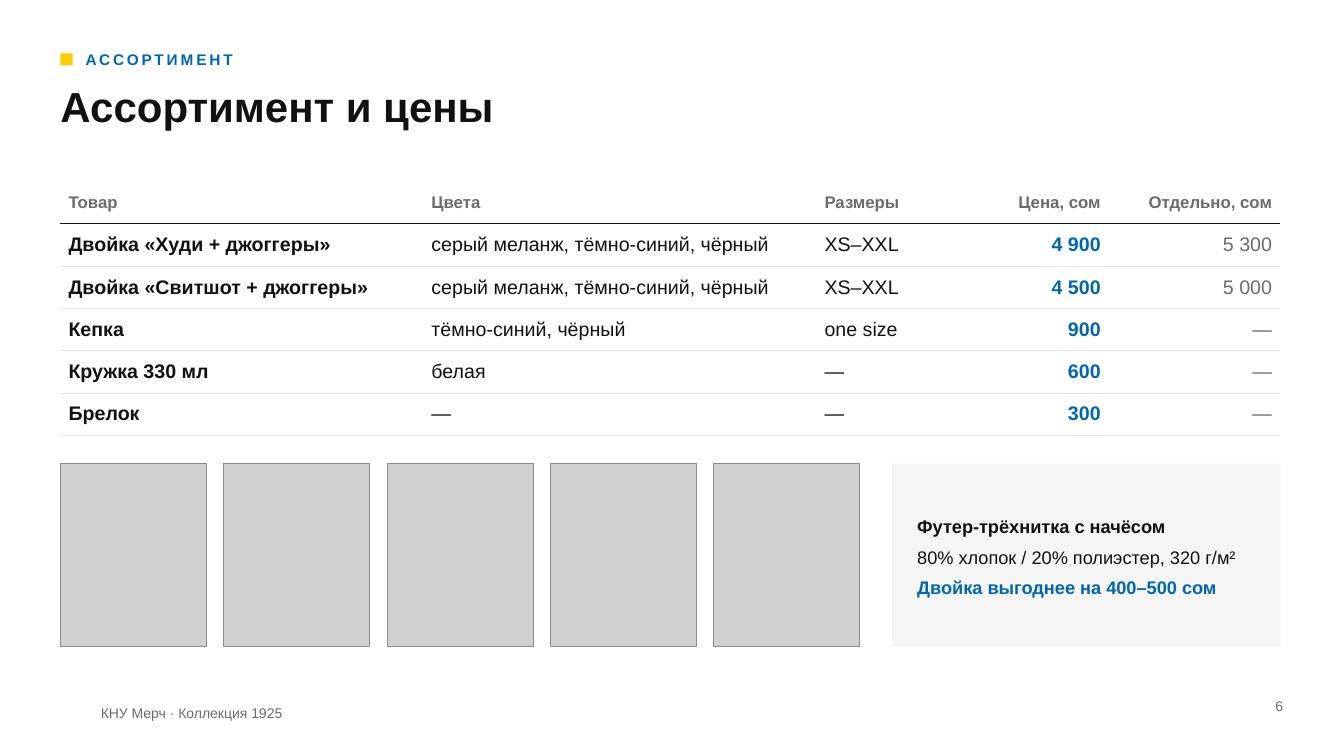
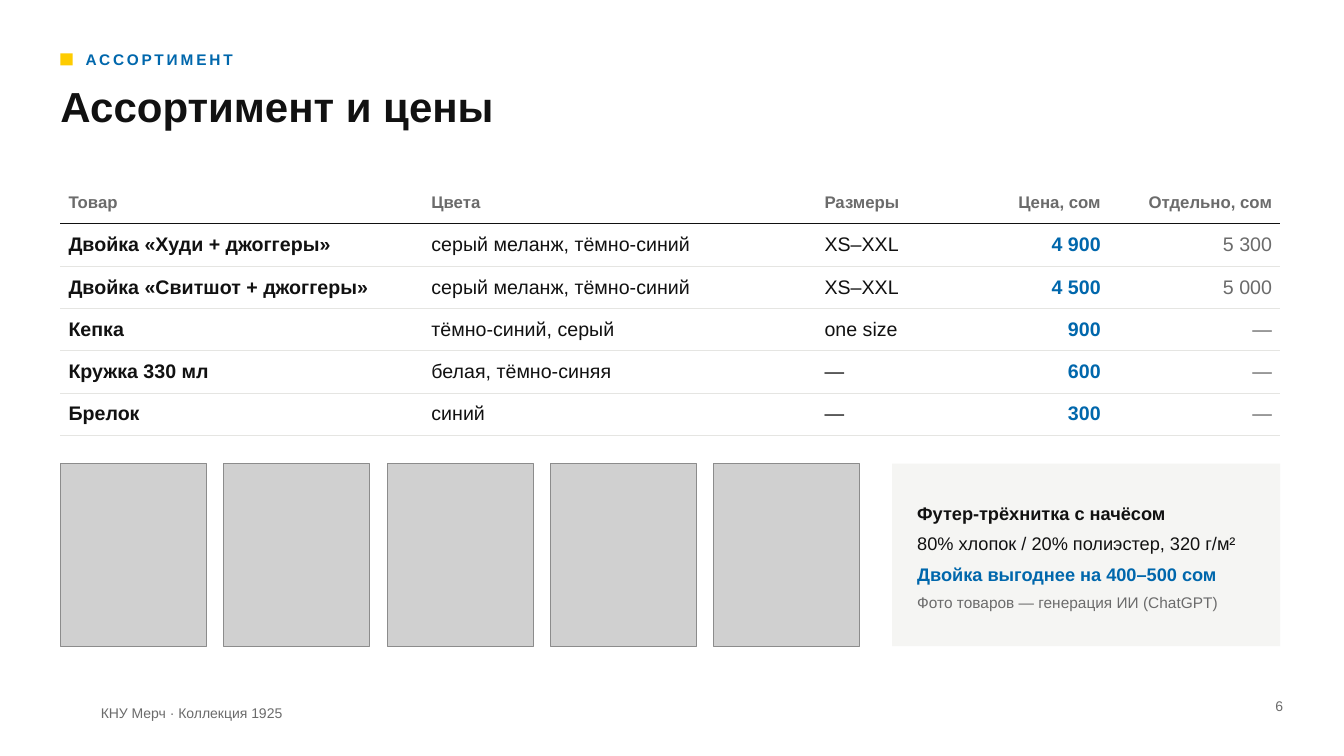
Before and after one commit to mrbokg/KNU-WEB, a slide deck: slide 6 of presentation/knu-merch.pptx. Drawn at 1344x756 pixels with LibreOffice and Linux fonts; fonts in the diff are those of the drawing; grey boxes stand for pictures; background and template pictures are left out. Boxes give left, top, right and bottom in pixels: in the first picture for what was removed or moved away, otherwise in the second. Text is boxed around its words. In the diff, an @@ line names an element or a change of style, - is before the commit and + after.

```diff
--- a/presentation/knu-merch.pptx
+++ b/presentation/knu-merch.pptx
@@ table at box(60, 181, 1280, 428) @@
-row 2, column 2: серый меланж, тёмно-синий, чёрный
+row 2, column 2: серый меланж, тёмно-синий
-row 3, column 2: серый меланж, тёмно-синий, чёрный
+row 3, column 2: серый меланж, тёмно-синий
-row 4, column 2: тёмно-синий, чёрный
+row 4, column 2: тёмно-синий, серый
-row 5, column 2: белая
+row 5, column 2: белая, тёмно-синяя
-row 6, column 2: —
+row 6, column 2: синий
@@ text at box(917, 597, 1218, 611): paragraph added @@
+Фото товаров — генерация ИИ (ChatGPT)
```
Also in this commit, not shown: 4 other slides changed, 19 other files.
